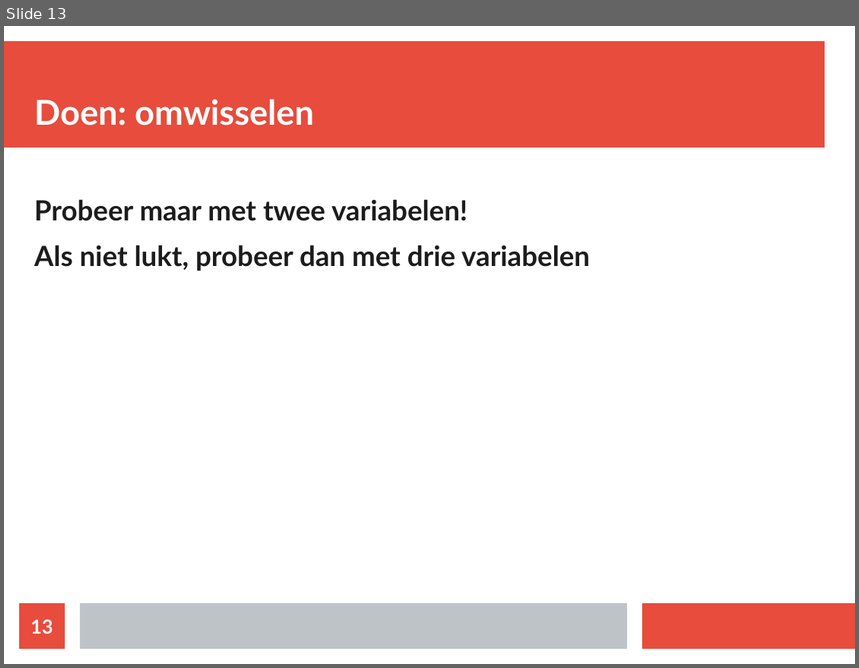
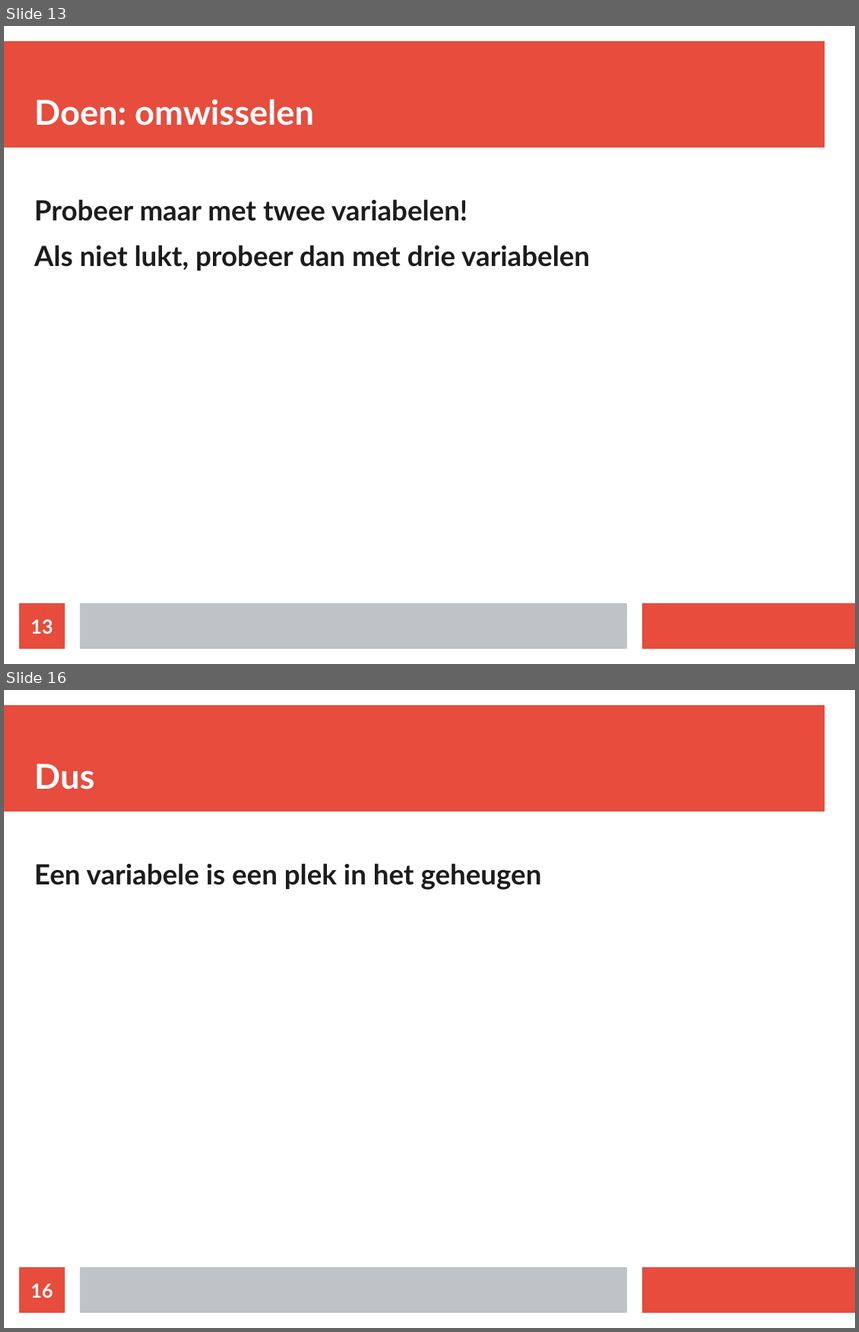
Before and after one commit to djog/dojo, a slide deck: LessenAlgemeen/Variabelen/Variabelen.odp. Shown one above the other, each under a label of ours: slide 13 before the commit, slides 13 and 16 after it; the slides between them are not shown. The pictures are 859x668 and 859x1332 pixels, drawn with LibreOffice and Linux fonts; fonts in the diff are those of the drawing. Boxes give left, top, right and bottom in pixels: in the first picture for what was removed or moved away, otherwise in the second. Text is boxed around its words. In the diff, an @@ line names an element or a change of style, - is before the commit and + after.

Commit message:
Les variabelen

```diff
--- a/LessenAlgemeen/Variabelen/Variabelen.odp
+++ b/LessenAlgemeen/Variabelen/Variabelen.odp
@@ slide 16 added at (4, 690, 855, 1328), background #FFFFFF; not listed: 3 template elements that a slide beside it also shows @@
@@ title added at (34, 764, 94, 790), 32 pt, text #FFFFFF, bold @@
+Dus
@@ text added at (34, 863, 542, 890), 26 pt, text #1C1C1C, bold @@
+Een variabele is een plek in het geheugen
@@ page number added at (19, 1268, 65, 1313), fill #E74C3C, 18 pt, text #FFFFFF, bold @@
+16
```
Also in this commit, not shown: 2 other slides added, 1 other file.
